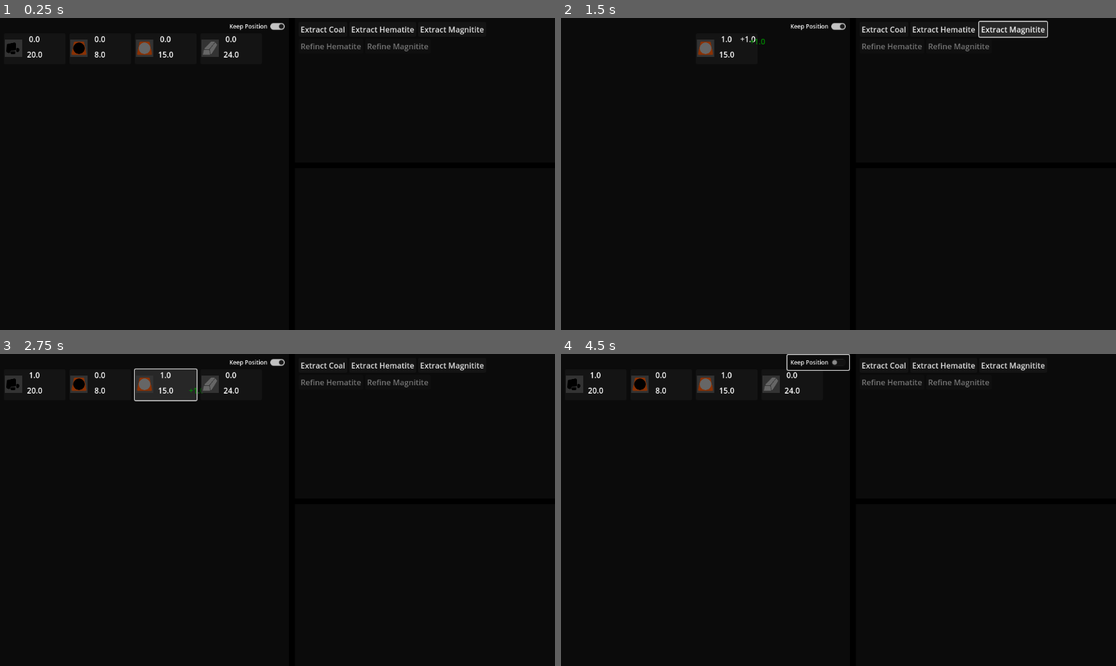
Above: before the commit, frames 1-4 (two rows, left to right).
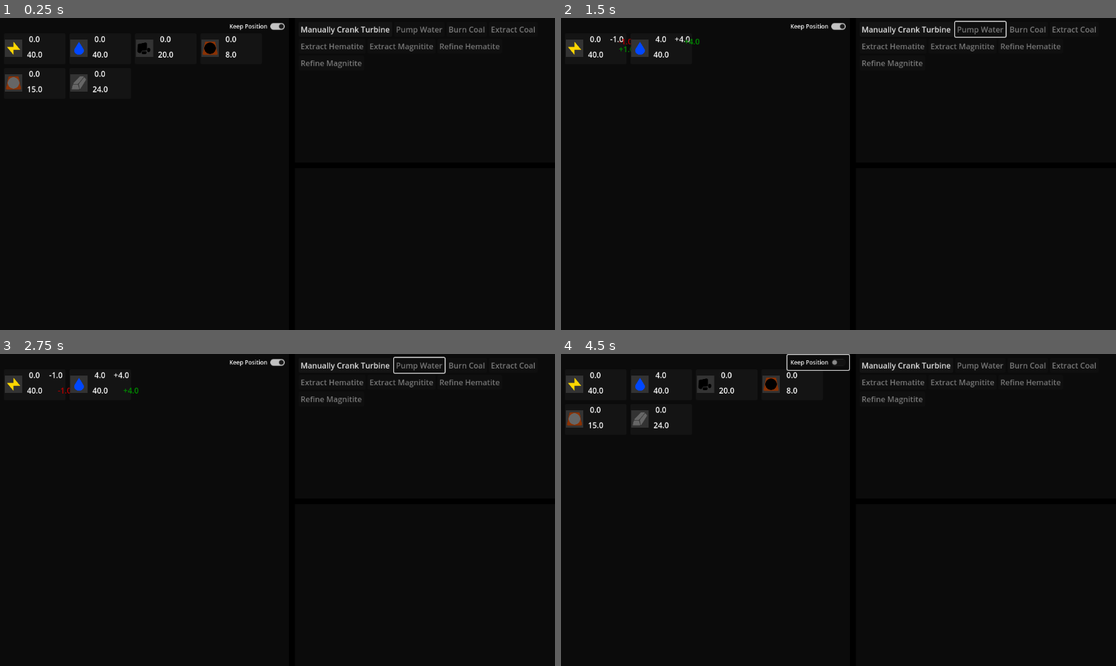
Above: after the commit, the same moments.

Repository: Carth501/The-Big-Grid
Game: Godot game, scene res://scenes/Game.tscn
Same seed, same stepped clock (60 frames per second), same inputs: the game is played once before the commit and once after it.
Inputs (mouse positions are in pixels of both pictures, inside the frame that each line leads up to):
- Up to frame 1 (0.25 s): no input
- Up to frame 2 (1.5 s): click "Extract Coal" (after the commit: "Manually Crank Turbine") at 0.5 s; click (982, 30) at 1.25 s, where only the run after the commit has a clickable "Pump Water"
- Up to frame 3 (2.75 s): click (166, 385) at 2 s, where only the run before the commit has a clickable "[center]1.0[/center]"
- Up to frame 4 (4.5 s): click "[center]0.0[/center]" at 2.75 s; click (660, 385) at 3.5 s, where only the run after the commit has a clickable "[center]4.0[/center]"; click "Keep Position" at 4.25 s

The runs differ from the first frame. In frame 1, 1.8% of the frame differs, in the area x 0-97%, y 2-24%; in frame 2, 1.9%; in frame 3, 2.7%, in the area x 1-97%, y 0-17%; in frame 4, 1.9%.

Commit message:
Add electricity and water

Diff:
--- a/data/action_names_en.json
+++ b/data/action_names_en.json
@@ -4,5 +4,8 @@
 	"extract_magnitite": {"name": "Extract Magnitite"},
 	"refine_hematite": {"name": "Refine Hematite"},
 	"refine_magnitite": {"name": "Refine Magnitite"},
+	"generate_electricity": {"name": "Manually Crank Turbine"},
+	"burn_coal": {"name": "Burn Coal"},
+	"pump_water": {"name": "Pump Water"},
 	"trade_A_and_B_for_C": {"name": "Trade %s and %s for %s", "supplies": ["A", "B", "C"]},
 }
--- a/data/actions.json
+++ b/data/actions.json
@@ -1,8 +1,51 @@
 {
+	"generate_electricity": {
+		"changes": {
+			"electricity":{
+				"deltas": [1]
+			}
+		}
+	},
+	"burn_coal": {
+		"changes": {
+			"coal":{
+				"deltas": [-2]
+			},
+			"water":{
+				"deltas": [-4]
+			},
+			"electricity": {
+				"deltas": [9]
+			}
+		},
+		"automation_cost": {
+			"iron_ingot": {
+				"deltas": [-10]
+			}
+		}
+	},
+	"pump_water": {
+		"changes": {
+			"water":{
+				"deltas": [4]
+			},
+			"electricity":{
+				"deltas": [-1]
+			}
+		},
+		"automation_cost": {
+			"iron_ingot": {
+				"deltas": [-10]
+			}
+		}
+	},
 	"extract_coal": {
 		"changes": {
 			"coal":{
 				"deltas": [1]
+			},
+			"electricity":{
+				"deltas": [-1]
 			}
 		},
 		"automation_cost": {
@@ -15,6 +58,9 @@
 		"changes":{
 			"hematite":{
 				"deltas": [2]
+			},
+			"electricity":{
+				"deltas": [-1]
 			}
 		},
 		"automation_cost": {
@@ -27,6 +73,9 @@
 		"changes":{
 			"magnitite":{
 				"deltas": [1]
+			},
+			"electricity":{
+				"deltas": [-2]
 			}
 		},
 		"automation_cost": {
@@ -45,6 +94,9 @@
 			},
 			"iron_ingot":{
 				"deltas": [1]
+			},
+			"electricity":{
+				"deltas": [-1]
 			}
 		},
 		"automation_cost": {
@@ -63,6 +115,9 @@
 			},
 			"iron_ingot":{
 				"deltas": [1]
+			},
+			"electricity":{
+				"deltas": [-1]
 			}
 		},
 		"automation_cost": {
--- a/data/supply_definitions.json
+++ b/data/supply_definitions.json
@@ -1,4 +1,24 @@
 {
+	"electricity": {
+		"default_max": 40,
+		"max_increase_increment": 20,
+		"max_increase_base_cost": {
+			"iron_ingot": {
+				"deltas": [-10]
+			}
+		},
+		"icon_path": "res://textures/Supply_Icons/Electricity.svg"
+	},
+	"water": {
+		"default_max": 40,
+		"max_increase_increment": 20,
+		"max_increase_base_cost": {
+			"iron_ingot": {
+				"deltas": [-10]
+			}
+		},
+		"icon_path": "res://textures/Supply_Icons/Water.svg"
+	},
 	"coal": {
 		"default_max": 20,
 		"max_increase_increment": 10,
--- a/data/supply_names_en.json
+++ b/data/supply_names_en.json
@@ -1,4 +1,6 @@
 {
+	"electricity": "Electricity",
+	"water": "Water",
 	"coal": "Coal",
 	"carbon": "Carbon",
 	"hematite": "Hematite",
--- a/scenes/Game.tscn
+++ b/scenes/Game.tscn
@@ -18,7 +18,7 @@
 script = ExtResource("1_kvsp4")
 supply_collection = NodePath("Logic/SupplyCollection")
 action_manager = NodePath("Logic/ActionManager")
-starting_action_ids = Array[String](["extract_coal", "extract_hematite", "extract_magnitite", "refine_hematite", "refine_magnitite"])
+starting_action_ids = Array[String](["generate_electricity", "pump_water", "burn_coal", "extract_coal", "extract_hematite", "extract_magnitite", "refine_hematite", "refine_magnitite"])
 
 [node name="Display" type="ColorRect" parent="."]
 anchors_preset = 15
--- a/scenes/display/ActionMenu.tscn
+++ b/scenes/display/ActionMenu.tscn
@@ -2,7 +2,7 @@
 
 [ext_resource type="Script" path="res://scripts/display/ActionMenu.gd" id="1_gfqu7"]
 
-[node name="ActionMenu" type="Control" node_paths=PackedStringArray("action_name_label", "action_machine_container")]
+[node name="ActionMenu" type="Control" node_paths=PackedStringArray("action_name_label", "action_machine_container", "machine_purchase_button")]
 layout_mode = 3
 anchors_preset = 15
 anchor_right = 1.0
@@ -12,6 +12,7 @@
 script = ExtResource("1_gfqu7")
 action_name_label = NodePath("ActionNameLabel")
 action_machine_container = NodePath("ActionMachineContainer")
+machine_purchase_button = NodePath("PurchaseMachineButton")
 
 [node name="ActionNameLabel" type="Label" parent="."]
 layout_mode = 1
--- a/scenes/display/SupplyMenu.tscn
+++ b/scenes/display/SupplyMenu.tscn
@@ -2,7 +2,7 @@
 
 [ext_resource type="Script" path="res://scripts/display/SupplyMenu.gd" id="1_o4tcd"]
 
-[node name="SupplyMenu" type="Control" node_paths=PackedStringArray("supply_name", "upgrade_increase", "current_max_value", "custom_max_spin")]
+[node name="SupplyMenu" type="Control" node_paths=PackedStringArray("supply_name", "upgrade_increase", "current_max_value", "custom_max_spin", "max_upgrade_button")]
 layout_mode = 3
 anchors_preset = 15
 anchor_right = 1.0
@@ -14,6 +14,7 @@
 upgrade_increase = NodePath("MaxControls/UpgradeIncrease")
 current_max_value = NodePath("MaxControls/CurrentMaxValue")
 custom_max_spin = NodePath("MaxControls/CustomMaxSpinBox")
+max_upgrade_button = NodePath("MaxControls/UpgradeMaxButton")
 
 [node name="Close" type="Button" parent="."]
 layout_mode = 0
@@ -39,6 +40,7 @@
 offset_bottom = 171.0
 
 [node name="UpgradeMaxButton" type="Button" parent="MaxControls"]
+visible = false
 layout_mode = 0
 offset_left = 8.0
 offset_top = 8.0
--- a/scripts/display/ActionMenu.gd
+++ b/scripts/display/ActionMenu.gd
@@ -7,6 +7,7 @@
 @export var machine_factory : Machine_Factory
 @onready var machine_editor_prefab := preload("res://scenes/display/ActionMachineEditor.tscn")
 @export var action_machine_container : FlowContainer
+@export var machine_purchase_button : Button
 var idle_machine_editors : Array[Action_Machine_Editor] = []
 var active_machine_editors : Array[Action_Machine_Editor] = []
 
@@ -18,6 +19,10 @@
 	for machine in machines:
 		activate_machine_editor(machine)
 	action.new_machine.connect(activate_machine_editor)
+	if(action.automation_available):
+		machine_purchase_button.visible = true
+	else:
+		machine_purchase_button.visible = false
 
 func activate_machine_editor(new_machine : Machine):
 	var editor = get_idle_machine_editor()
--- a/scripts/display/SupplyMenu.gd
+++ b/scripts/display/SupplyMenu.gd
@@ -6,12 +6,18 @@
 @export var upgrade_increase : Label
 @export var current_max_value : Label
 @export var custom_max_spin : SpinBox
+@export var max_upgrade_button : Button
 var supply : Supply
 
 func open(new_supply : Supply):
 	supply = new_supply
 	current_max_value.text = str("%.2f" % supply.v_max)
-	upgrade_increase.text = str("%.2f" % supply.max_increment)
+	if(supply.max_upgrade_available):
+		max_upgrade_button.visible = true
+		upgrade_increase.text = str("%.2f" % supply.max_increment)
+	else:
+		max_upgrade_button.visible = false
+		upgrade_increase.text = ""
 
 func close():
 	close_supply_menu.emit()
--- a/scripts/logic/Action.gd
+++ b/scripts/logic/Action.gd
@@ -8,6 +8,7 @@
 var id : String
 var changes : Dictionary
 var available := true
+var automation_available := true
 var supplies : Dictionary
 var automation_cost : Dictionary
 var filter_foreman : Filter_Foreman
@@ -29,6 +30,8 @@
 	changes = ActionsSingle.data[id].changes
 	if(ActionsSingle.data[id].has("automation_cost")):
 		automation_cost = ActionsSingle.data[id].automation_cost
+	else:
+		automation_available = false
 	supply_collection = package["supply_collection"]
 	machine_factory = package["machine_factory"]
 	for supply_id in changes:
--- a/scripts/logic/Supply.gd
+++ b/scripts/logic/Supply.gd
@@ -12,6 +12,7 @@
 var max_increment := 10.0
 var max_upgrade_count := 0
 var max_increase_base_cost : Dictionary
+var max_upgrade_available := true
 var active := false
 var supply_collection : Supply_Collection
 var filter_foreman : Filter_Foreman
@@ -28,8 +29,12 @@
 		v_max = definition.default_max
 	if(definition.has("max_increase_increment")):
 		max_increment = definition.max_increase_increment
+	else:
+		max_upgrade_available = false
 	if(definition.has("max_increase_base_cost")):
 		max_increase_base_cost = definition.max_increase_base_cost
+	else:
+		max_upgrade_available = false
 	if(definition.has("icon_path")):
 		supply_icon_path = definition.icon_path
 
